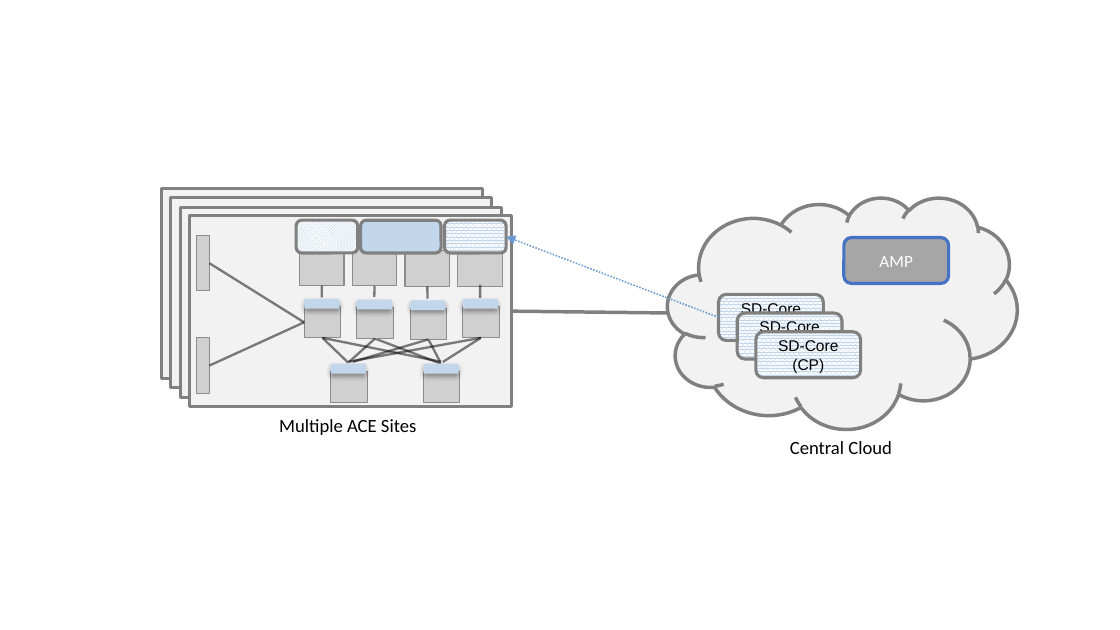
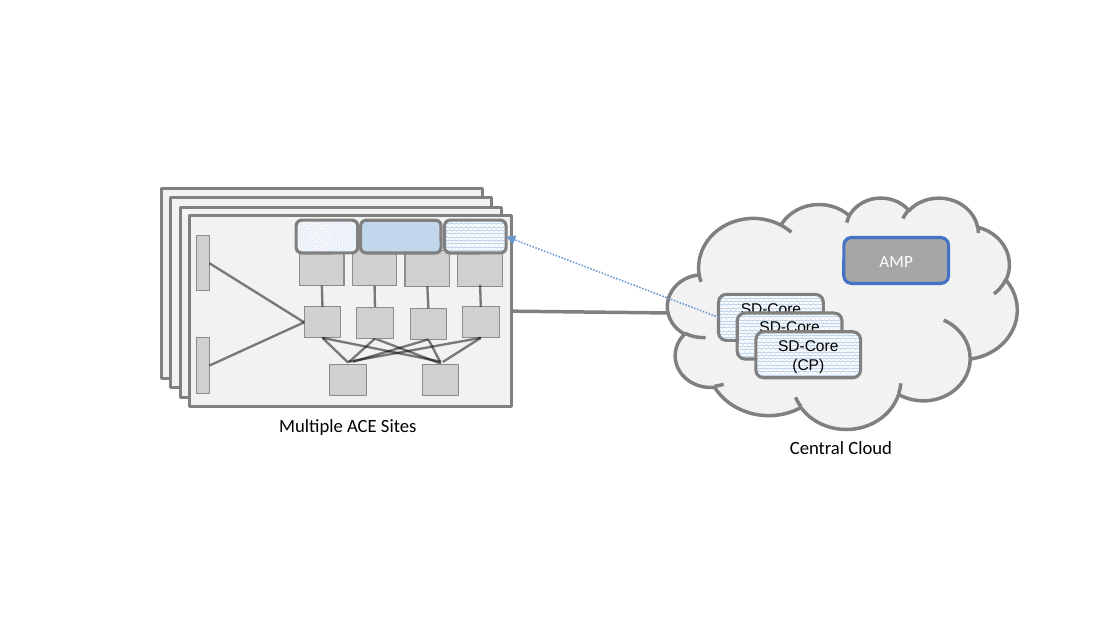
Before and after one commit to SystemsApproach/private5g, a slide deck: slide 6 of figures/ops/figures.pptx (slide 4 before the commit). Drawn at 1120x630 pixels with LibreOffice and Linux fonts; fonts in the diff are those of the drawing; grey boxes stand for pictures. Boxes give left, top, right and bottom in pixels: in the first picture for what was removed or moved away, otherwise in the second. Text is boxed around its words. In the diff, an @@ line names an element or a change of style, - is before the commit and + after.

```diff
--- a/figures/ops/figures.pptx
+++ b/figures/ops/figures.pptx
@@ line moved from (321, 297) - (321, 286) to (323, 307) - (321, 286) @@
@@ line moved from (374, 297) - (374, 286) to (375, 308) - (374, 286) @@
@@ line moved from (428, 299) - (428, 287) to (429, 308) - (428, 287) @@
@@ line moved from (480, 298) - (480, 284) to (480, 307) - (480, 284) @@
@@ group removed at bbox=[305, 299, 497, 374]: 6 rounded rectangles @@
@@ picture: place and size @@
-picture at bbox=[330, 372, 367, 403]
+picture at bbox=[329, 365, 366, 396]
@@ picture: place and size @@
-picture at bbox=[423, 372, 460, 403]
+picture at bbox=[422, 364, 459, 395]
```
Also in this commit, not shown: 3 other slides changed, 2 slides added, 1 slide removed, 11 other files.
